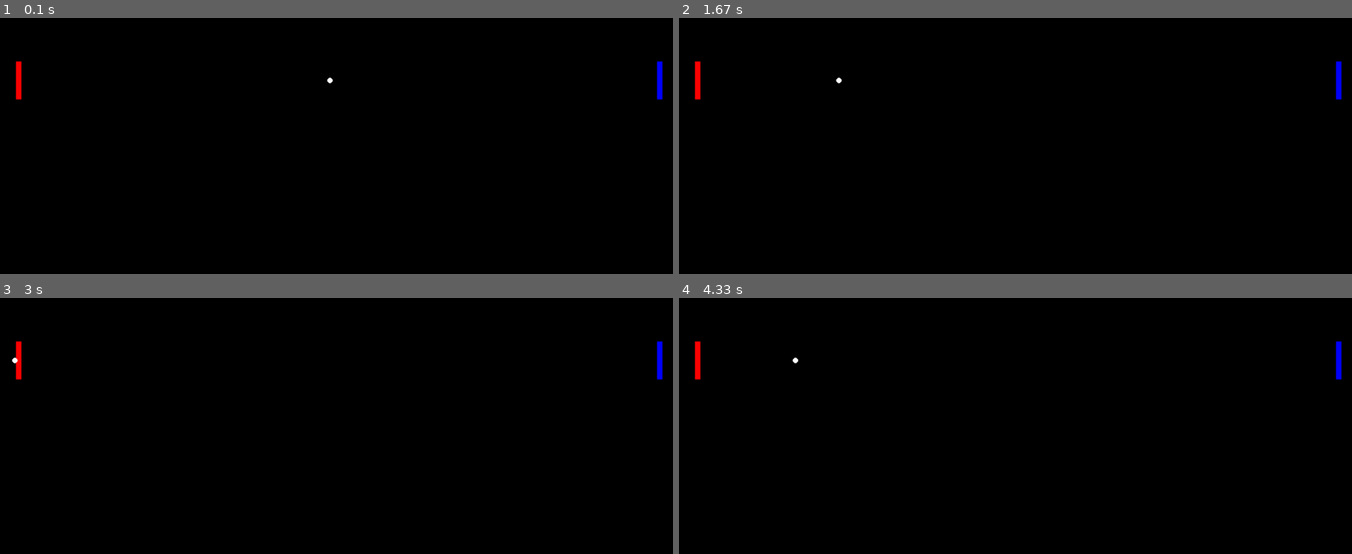
Above: before the commit, frames 1-4 (two rows, left to right).
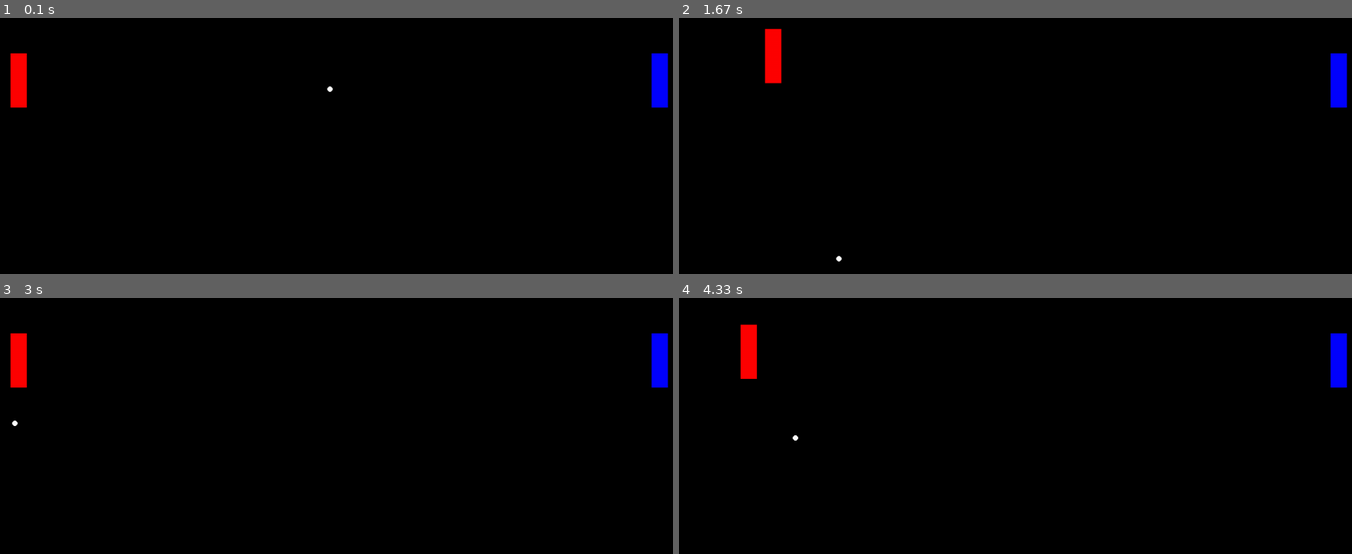
Above: after the commit, the same moments.

Repository: yanmoyy/pygame-ping-pong
Game: pygame game, started from main.py
Two runs of this game, one before a commit and one after it. Both use one fixed random seed, a clock stepped at 60 frames per second and the inputs below.
Inputs:
- Up to frame 1 (0.1 s): no input
- Up to frame 2 (1.67 s): hold D 0.33-0.8 s; hold W 0.83-1.13 s; hold D 1.17-1.63 s
- Up to frame 3 (3 s): hold A 1.67-2.2 s; hold S 2.23-2.53 s; hold A 2.57-2.97 s
- Up to frame 4 (4.33 s): hold W 3-3.37 s; hold D 3.4-4.03 s; hold S from 4.07 s (still down)

The runs differ from the first frame. In frame 1, 0.9% of the frame differs, in the area x 1-100%, y 13-36%; in frame 2, 1.2%, in the area x 2-100%, y 4-96%; in frame 3, 0.9%; in frame 4, 1.2%.

Commit message:
feat:ball collision detection (paddle)

Diff:
--- a/constants.py
+++ b/constants.py
@@ -17,8 +17,9 @@
 class Game:
     PADDING = 50
 
-    PADDLE_HEIGHT = 70
-    PADDLE_WIDTH = 10
+    PADDLE_HEIGHT = 100
+    PADDLE_WIDTH = 30
+    PADDLE_SPEED = 150
 
     BALL_RADIUS = 5
     BALL_MIN_SPEED = 200
--- a/main.py
+++ b/main.py
@@ -14,9 +14,7 @@
 
     drawable = pygame.sprite.Group()
     updatable = pygame.sprite.Group()
-    collidable = pygame.sprite.Group()
-
-    game = PongGame(drawable, updatable, collidable)
+    game = PongGame(drawable, updatable)
 
     while running:
         for event in pygame.event.get():
--- a/pong_game/ball.py
+++ b/pong_game/ball.py
@@ -20,6 +20,7 @@
     ) -> None:
         super().__init__(center, Game.BALL_RADIUS, *groups)
         self.velocity = velocity
+        self.is_bouncing = False
 
     def update(self, dt: float):
         self.center += self.velocity * dt
--- a/pong_game/game.py
+++ b/pong_game/game.py
@@ -3,14 +3,15 @@
 
 from constants import Color, Game, Screen
 from pong_game.ball import Ball
+from pong_game.paddle import Paddle
 from sprites import Rectangle
 
 
 class Normal:
-    LEFT_WALL = pygame.Vector2(1, 0)
-    RIGHT_WALL = pygame.Vector2(-1, 0)
-    TOP_WALL = pygame.Vector2(0, -1)
-    BOTTOM_WALL = pygame.Vector2(0, 1)
+    LEFT = pygame.Vector2(-1, 0)
+    RIGHT = pygame.Vector2(1, 0)
+    UP = pygame.Vector2(0, -1)
+    DOWN = pygame.Vector2(0, 1)
 
 
 class PongGame:
@@ -18,13 +19,11 @@
         self,
         drawable: Group,
         updatable: Group,
-        collidable: Group,
         width: float = Screen.WIDTH,
         height: float = Screen.HEIGHT,
     ) -> None:
         self.drawable = drawable
         self.updatable = updatable
-        self.collidable = collidable
 
         self.width = width
         self.height = height
@@ -35,22 +34,64 @@
         self._ball_update()
 
     def _ball_update(self):
+        self._ball_check_wall_collision()
+        self._ball_check_paddle_collision(self._paddle1)
+        # self._ball_check_rect_collision(self._paddle2)
+
+    def _ball_check_wall_collision(self):
+        x, y = self._ball.center
+        velocity = self._ball.velocity
+        radius = self._ball.radius
+        if x - radius <= 0 and velocity.x < 0:
+            self._ball.bounce(Normal.RIGHT)
+        if x + radius >= self.width and velocity.x > 0:
+            self._ball.bounce(Normal.LEFT)
+        if y + radius >= self.height and velocity.y > 0:
+            self._ball.bounce(Normal.UP)
+        if y - radius <= 0 and velocity.y < 0:
+            self._ball.bounce(Normal.DOWN)
+
+    def _ball_check_paddle_collision(self, paddle: Paddle):
+        """
+        Collision Detection And Bounce the ball
+        1. Check the distance
+        2. if distance < radius : bounce!
+        3. if ball center is inside the rect, throw to the opposite side!
+        """
         x, y = self._ball.center
         radius = self._ball.radius
-        if x - radius <= 0:
-            self._ball.bounce(Normal.LEFT_WALL)
-        if x + radius >= self.width:
-            self._ball.bounce(Normal.RIGHT_WALL)
-        if y + radius >= self.height:
-            self._ball.bounce(Normal.TOP_WALL)
-        if y - radius <= 0:
-            self._ball.bounce(Normal.BOTTOM_WALL)
+        distance = paddle.get_distance(x, y)
+        if paddle.is_inside(x, y):
+            distance = 0
 
-    def _get_collidable_groups(self):
+        collision_detected = distance <= radius
+        if collision_detected:  # collision detected
+            if self._ball.is_bouncing:
+                return
+            self._ball.is_bouncing = True
+            if distance == 0:
+                self._ball.velocity *= -1
+                return
+            normal = pygame.Vector2(0, 0)
+            if abs(x - paddle.left) <= radius:
+                normal += Normal.LEFT
+            if abs(x - paddle.right) <= radius:
+                normal += Normal.RIGHT
+            if abs(y - paddle.top) <= radius:
+                normal += Normal.UP
+            if abs(y - paddle.bottom) <= radius:
+                normal += Normal.DOWN
+            if normal != (0, 0):
+                normal.normalize()
+                self._ball.bounce(normal)
+        else:
+            if self._ball.is_bouncing:
+                self._ball.is_bouncing = False
+
+    def _get_updatable_group(self):
         return (
             self.drawable,
             self.updatable,
-            self.collidable,
         )
 
     def _init_objects(self):
@@ -59,27 +100,28 @@
         self._paddle1 = self._build_paddle(
             center_x=Game.PADDING,
             center_y=center_y,
+            is_player=True,
         )
         self._paddle2 = self._build_paddle(
             center_x=int(self.width) - Game.PADDING,
             center_y=center_y,
+            is_player=False,
         )
+        self._set_players_color()
         self._ball = self._build_ball(center_x, center_y)
-        self._set_players_color()
 
-    def _build_paddle(self, center_x: int, center_y: int) -> Rectangle:
-        return Rectangle(
+    def _build_paddle(self, center_x: int, center_y: int, is_player: bool) -> Paddle:
+        return Paddle(
             (center_x, center_y),
-            Game.PADDLE_WIDTH,
-            Game.PADDLE_HEIGHT,
-            *self._get_collidable_groups(),
+            *self._get_updatable_group(),
+            is_player=is_player,
         )
 
     def _build_ball(self, center_x: float, center_y: float) -> Ball:
         return Ball(
             pygame.Vector2(center_x, center_y),
-            pygame.Vector2(-Game.BALL_MIN_SPEED, 0),
-            *self._get_collidable_groups(),
+            pygame.Vector2(-Game.BALL_MIN_SPEED, Game.BALL_MIN_SPEED),
+            *self._get_updatable_group(),
         )
 
     def _set_players_color(self):
--- /dev/null
+++ b/pong_game/paddle.py
@@ -0,0 +1,57 @@
+from enum import Enum
+from typing import Tuple
+
+import pygame
+
+from constants import Game
+from sprites import Rectangle
+
+
+class Direction:
+    LEFT = pygame.Vector2(-1, 0)
+    RIGHT = pygame.Vector2(1, 0)
+    UP = pygame.Vector2(0, -1)
+    DOWN = pygame.Vector2(0, 1)
+
+
+class Paddle(Rectangle):
+    def __init__(
+        self,
+        center: Tuple[int, int],
+        *groups: pygame.sprite.Group,
+        is_player: bool,
+    ) -> None:
+        super().__init__(center, Game.PADDLE_WIDTH, Game.PADDLE_HEIGHT, *groups)
+        self.is_player = is_player
+        self.velocity = pygame.Vector2(0, 0)
+
+    def update(self, dt):
+        self.make_velocity()
+        self.center += self.velocity * dt
+
+    def make_velocity(self):
+        self.velocity = pygame.Vector2(0, 0)
+        if self.is_player:
+            keys = pygame.key.get_pressed()
+            if keys[pygame.K_w]:
+                self.move(Direction.UP)
+            if keys[pygame.K_a]:
+                self.move(Direction.LEFT)
+            if keys[pygame.K_s]:
+                self.move(Direction.DOWN)
+            if keys[pygame.K_d]:
+                self.move(Direction.RIGHT)
+        if self.velocity != (0, 0):
+            self.velocity.normalize()
+        self.velocity *= Game.PADDLE_SPEED
+
+    def move(self, direction: pygame.Vector2):
+        match (direction):
+            case Direction.LEFT:
+                self.velocity += Direction.LEFT
+            case Direction.RIGHT:
+                self.velocity += Direction.RIGHT
+            case Direction.UP:
+                self.velocity += Direction.UP
+            case Direction.DOWN:
+                self.velocity += Direction.DOWN
--- a/sprites.py
+++ b/sprites.py
@@ -1,3 +1,4 @@
+import math
 from typing import Tuple
 
 import pygame
@@ -8,18 +9,48 @@
 class Rectangle(pygame.sprite.Sprite):
     def __init__(
         self,
-        center: Tuple[int, int],
+        center: Tuple[float, float],
         width: float,
         height: float,
         *groups: pygame.sprite.Group,
     ) -> None:
         super().__init__(*groups)
-        self.rect = pygame.Rect(0, 0, width, height)
-        self.rect.center = center
+        self.center = center
+        self.width = width
+        self.height = height
+        self._rect = pygame.Rect(0, 0, width, height)
         self.color = Color.WHITE
 
     def draw(self, screen: pygame.Surface):
-        pygame.draw.rect(screen, self.color, self.rect)
+        self._rect.center = (int(self.center[0]), int(self.center[1]))
+        pygame.draw.rect(screen, self.color, self._rect)
+
+    @property
+    def left(self):
+        return self.center[0] - self.width / 2
+
+    @property
+    def right(self):
+        return self.center[0] + self.width / 2
+
+    @property
+    def top(self):
+        return self.center[1] - self.height / 2
+
+    @property
+    def bottom(self):
+        return self.center[1] + self.height / 2
+
+    def get_distance(self, x: float, y: float):
+        closest_x = max(self.left, min(x, self.right))
+        closest_y = max(self.top, min(y, self.bottom))
+        return math.sqrt((x - closest_x) ** 2 + (y - closest_y) ** 2)
+
+    def is_inside(self, x: float, y: float):
+        return self.left <= x <= self.right and self.top <= y <= self.bottom
+
+    def update(self, dt: float):
+        pass
 
 
 class Circle(pygame.sprite.Sprite):
@@ -36,3 +67,6 @@
 
     def draw(self, screen: pygame.Surface):
         pygame.draw.circle(screen, self.color, self.center, self.radius)
+
+    def update(self, dt: float):
+        pass
--- a/test.py
+++ b/test.py
@@ -10,7 +10,7 @@
 
 class TestGame(unittest.TestCase):
     def create_game(self):
-        game = PongGame(Group(), Group(), Group())
+        game = PongGame(Group(), Group())
         return game
 
     def test_update_ball(self):
